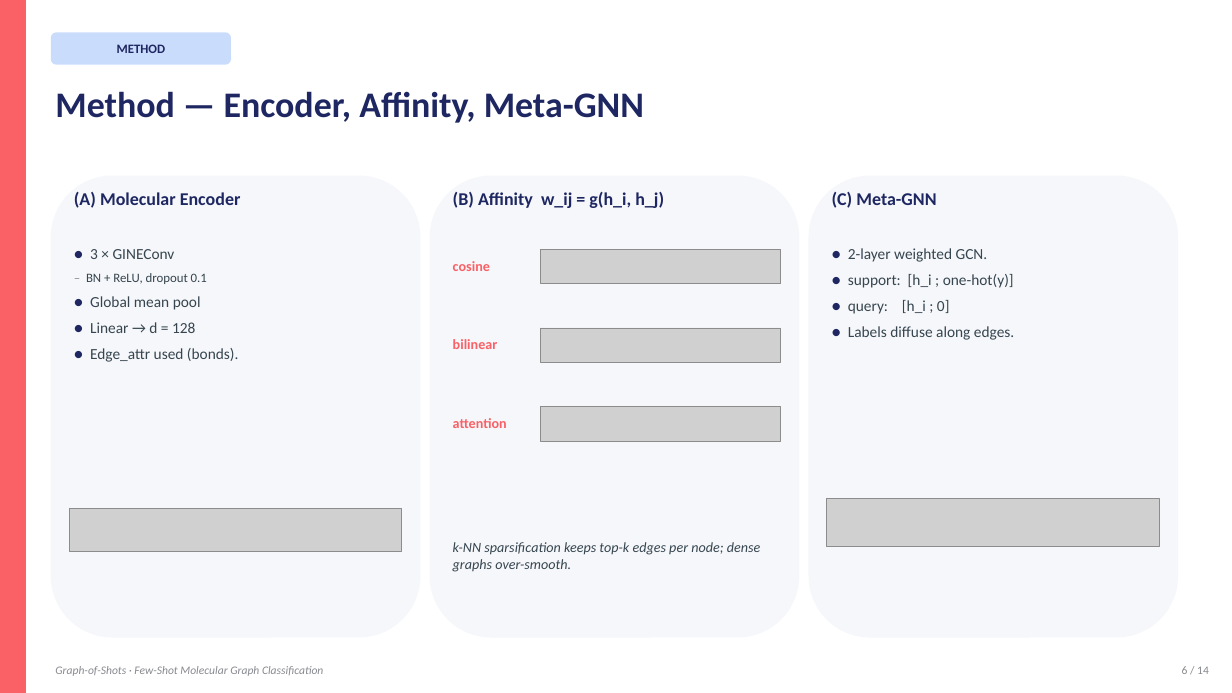
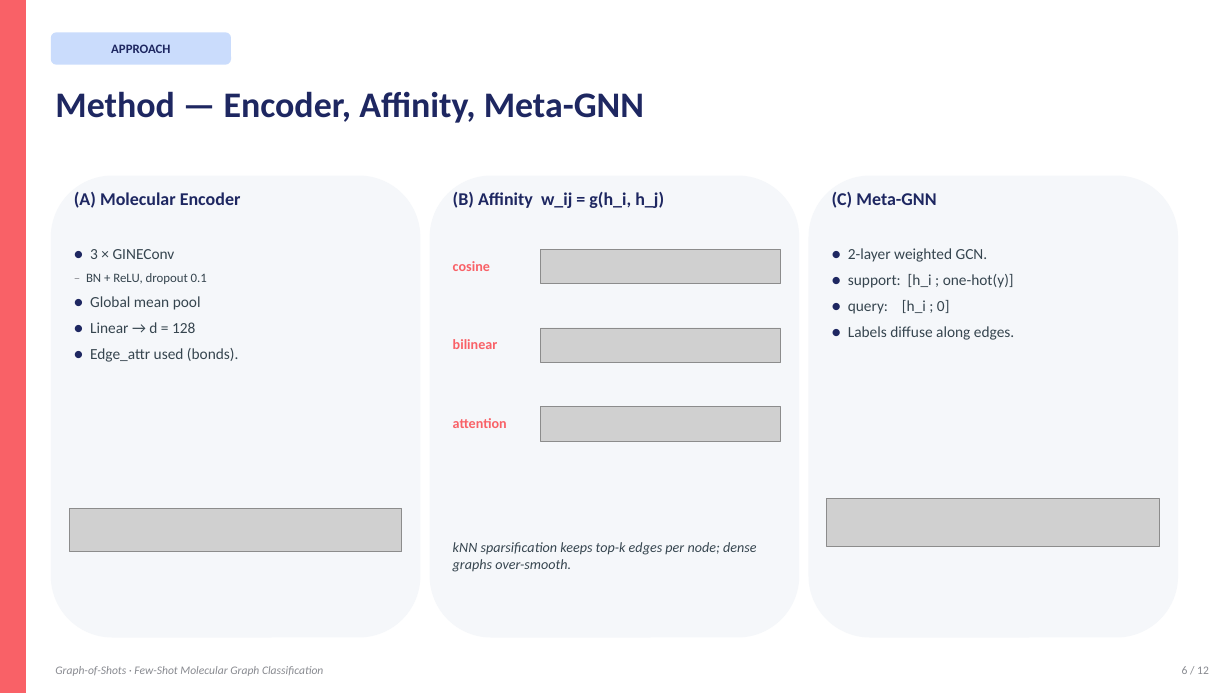
Before and after one commit to BDeMo/proj-mol, a slide deck: slide 6 of presentation/Graph-of-Shots.pptx. Drawn at 1232x693 pixels with LibreOffice and Linux fonts; fonts in the diff are those of the drawing; grey boxes stand for pictures. Boxes give left, top, right and bottom in pixels: in the first picture for what was removed or moved away, otherwise in the second. Text is boxed around its words. In the diff, an @@ line names an element or a change of style, - is before the commit and + after.

```diff
--- a/presentation/Graph-of-Shots.pptx
+++ b/presentation/Graph-of-Shots.pptx
@@ text in rounded rectangle at box(111, 44, 170, 53): text changed @@
-METHOD
+APPROACH
@@ text at box(453, 542, 757, 572): text changed @@
-k-NN sparsification keeps top-k edges per node; dense graphs over-smooth.
+kNN sparsification keeps top-k edges per node; dense graphs over-smooth.
@@ text at box(1182, 666, 1209, 674): text changed @@
-6 / 14
+6 / 12
```
Also in this commit, not shown: 7 other slides changed, 2 slides added, 4 slides removed, 3 other files.
